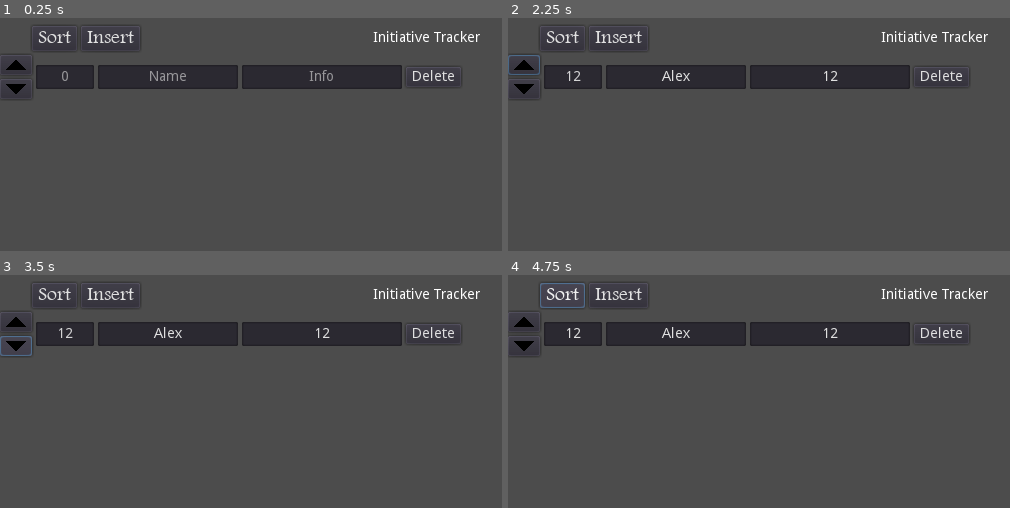
Above: before the commit, frames 1-4 (two rows, left to right).
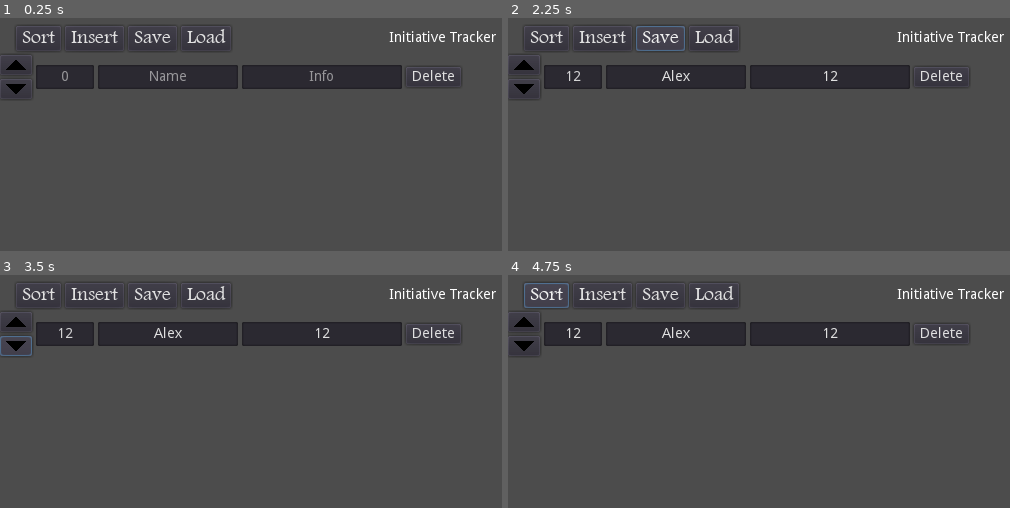
Above: after the commit, the same moments.

Repository: kellcj2/Initiative-Tracker
Game: Godot game, scene res://Main.tscn
Same seed, same stepped clock (60 frames per second), same inputs: the game is played once before the commit and once after it.
Inputs (mouse positions are in pixels of both pictures, inside the frame that each line leads up to):
- Up to frame 1 (0.25 s): no input
- Up to frame 2 (2.25 s): click (573, 76) at 0.52 s; type "12" at 0.6 s; click (673, 76) at 0.75 s; type "Alex" at 0.83 s; click (829, 76) at 0.98 s; type "12" at 1.07 s; click (523, 64) at 1.25 s; click (658, 38) at 2 s, where only the run after the commit has a clickable "Save"
- Up to frame 3 (3.5 s): click (15, 344) at 2.75 s
- Up to frame 4 (4.75 s): click (713, 295) at 3.5 s, where only the run after the commit has a clickable "Load"; click "Sort" at 4.25 s

The runs differ from the first frame. In frame 1, 1.5% of the frame differs, in the area x 3-99%, y 3-14%; in frame 2, 1.7%, in the area x 0-99%, y 3-25%; in frame 3, 1.5%; in frame 4, 1.6%.

Commit message:
Add files via upload

Diff:
--- a/Character.tscn
+++ b/Character.tscn
@@ -5,125 +5,45 @@
 [node name="Character" type="HBoxContainer" groups=[
 "Characters",
 ]]
-
-anchor_left = 0.0
-anchor_top = 0.0
-anchor_right = 0.0
-anchor_bottom = 0.0
 margin_right = 529.0
 margin_bottom = 24.0
-rect_pivot_offset = Vector2( 0, 0 )
-rect_clip_content = false
 mouse_filter = 0
-mouse_default_cursor_shape = 0
-size_flags_horizontal = 1
-size_flags_vertical = 1
-alignment = 0
 script = ExtResource( 1 )
-_sections_unfolded = [ "Anchor", "Rect", "Size Flags", "custom_constants" ]
 
-[node name="Init" type="LineEdit" parent="." index="0"]
-
-anchor_left = 0.0
-anchor_top = 0.0
-anchor_right = 0.0
-anchor_bottom = 0.0
+[node name="Init" type="LineEdit" parent="."]
 margin_right = 58.0
 margin_bottom = 24.0
-rect_pivot_offset = Vector2( 0, 0 )
-rect_clip_content = false
-focus_mode = 2
-mouse_filter = 0
-mouse_default_cursor_shape = 1
-size_flags_horizontal = 1
 size_flags_vertical = 4
 align = 1
-focus_mode = 2
-context_menu_enabled = true
 placeholder_text = "0"
-placeholder_alpha = 0.6
 caret_blink = true
-caret_blink_speed = 0.65
-caret_position = 0
-_sections_unfolded = [ "Placeholder", "Size Flags" ]
 
-[node name="Name" type="LineEdit" parent="." index="1"]
-
-anchor_left = 0.0
-anchor_top = 0.0
-anchor_right = 0.0
-anchor_bottom = 0.0
+[node name="Name" type="LineEdit" parent="."]
 margin_left = 62.0
 margin_right = 202.0
 margin_bottom = 24.0
 rect_min_size = Vector2( 140, 0 )
-rect_pivot_offset = Vector2( 0, 0 )
-rect_clip_content = false
-focus_mode = 2
-mouse_filter = 0
-mouse_default_cursor_shape = 1
-size_flags_horizontal = 1
 size_flags_vertical = 4
 align = 1
-focus_mode = 2
-context_menu_enabled = true
 placeholder_text = "Name"
-placeholder_alpha = 0.6
 caret_blink = true
-caret_blink_speed = 0.65
-caret_position = 0
-_sections_unfolded = [ "Grow Direction", "Placeholder", "Rect", "Size Flags" ]
 
-[node name="Info" type="LineEdit" parent="." index="2"]
-
-anchor_left = 0.0
-anchor_top = 0.0
-anchor_right = 0.0
-anchor_bottom = 0.0
+[node name="Info" type="LineEdit" parent="."]
 margin_left = 206.0
 margin_right = 366.0
 margin_bottom = 24.0
 rect_min_size = Vector2( 160, 0 )
-rect_pivot_offset = Vector2( 0, 0 )
-rect_clip_content = false
-focus_mode = 2
-mouse_filter = 0
 mouse_default_cursor_shape = 0
-size_flags_horizontal = 1
 size_flags_vertical = 4
 align = 1
 expand_to_text_length = true
-focus_mode = 2
-context_menu_enabled = true
 placeholder_text = "Info"
-placeholder_alpha = 0.6
 caret_blink = true
-caret_blink_speed = 0.65
-caret_position = 0
-_sections_unfolded = [ "Hint", "Placeholder", "Rect", "Size Flags" ]
 
-[node name="Button" type="Button" parent="." index="3"]
-
-anchor_left = 0.0
-anchor_top = 0.0
-anchor_right = 0.0
-anchor_bottom = 0.0
+[node name="Button" type="Button" parent="."]
 margin_left = 370.0
 margin_top = 2.0
 margin_right = 425.0
 margin_bottom = 22.0
-rect_pivot_offset = Vector2( 0, 0 )
-rect_clip_content = false
-focus_mode = 2
-mouse_filter = 0
-mouse_default_cursor_shape = 0
-size_flags_horizontal = 1
 size_flags_vertical = 4
-toggle_mode = false
-enabled_focus_mode = 2
-shortcut = null
-group = null
 text = "Delete"
-flat = false
-align = 1
-_sections_unfolded = [ "Size Flags" ]
--- a/Main.gd
+++ b/Main.gd
@@ -44,6 +44,12 @@
 
 	var sortButton = get_node("VBoxContainer/Header/Buttons/Sort")
 	sortButton.connect("button_down", self, "_sort_characters", ["sort_val"])
+
+	var saveButton = get_node("VBoxContainer/Header/Buttons/SaveGame")
+	saveButton.connect("button_down", self, "_save_game")
+
+	var loadButton = get_node("VBoxContainer/Header/Buttons/LoadGame")
+	loadButton.connect("button_down", self, "_load_game")
 
 	_new_character()
 
@@ -170,3 +176,48 @@
 	for i in rows:
 		i.orderNum = num
 		num += 1
+
+
+# @name: _save_game
+# @param: none
+# @desc: saves all Row nodes in the current scene
+func _save_game():
+	var save_game = File.new()
+	save_game.open("res://savegame.save", File.WRITE)
+	var save_nodes = get_tree().get_nodes_in_group("Rows")
+	for i in save_nodes:
+		var char_data = i._get_save_data()
+		save_game.store_line(to_json(char_data))
+	save_game.close()
+	print("Done saving")
+
+
+# @name: _load_game
+# @param: none
+# @desc: removes all Rows and loads new ones from the save file
+func _load_game():
+	var save_game = File.new()
+	if not save_game.file_exists("res://savegame.save"):
+		print("No file found")
+		return # no save to load
+
+	# delete current scene
+	var save_nodes = get_tree().get_nodes_in_group("Rows")
+	for i in save_nodes:
+		i.queue_free()
+
+	# process saved data
+	save_game.open("res://savegame.save", File.READ)
+	while not save_game.eof_reached():
+		var current_line = parse_json(save_game.get_line())
+		if current_line == null: # adds a blank line at end of file when saving for whatever reason...
+			break
+
+		var new_object = load(current_line["filename"]).instance()
+		get_node(current_line["parent"]).add_child(new_object)
+		for i in current_line.keys(): # sets appropriate data for the new object
+			if i == "filename" or i == "parent":
+				continue
+			var data_path = "Character/" + i
+			new_object.get_node(data_path).text = current_line[i]
+	save_game.close()
--- a/Main.tscn
+++ b/Main.tscn
@@ -1,7 +1,8 @@
-[gd_scene load_steps=5 format=2]
+[gd_scene load_steps=6 format=2]
 
 [ext_resource path="res://Main.gd" type="Script" id=1]
 [ext_resource path="res://FTLTLT.TTF" type="DynamicFontData" id=2]
+[ext_resource path="res://custom_font.tres" type="DynamicFont" id=3]
 
 [sub_resource type="DynamicFont" id=1]
 size = 20
@@ -26,15 +27,14 @@
 rect_min_size = Vector2( 0, 15 )
 
 [node name="Header" type="HBoxContainer" parent="VBoxContainer"]
-margin_left = 32.0
+margin_left = 16.0
 margin_top = 19.0
-margin_right = 480.0
+margin_right = 496.0
 margin_bottom = 44.0
 size_flags_horizontal = 4
 
 [node name="Buttons" type="HBoxContainer" parent="VBoxContainer/Header"]
-editor/display_folded = true
-margin_right = 108.0
+margin_right = 215.0
 margin_bottom = 25.0
 
 [node name="Sort" type="Button" parent="VBoxContainer/Header/Buttons"]
@@ -50,17 +50,31 @@
 custom_fonts/font = SubResource( 2 )
 text = "Insert"
 
+[node name="SaveGame" type="Button" parent="VBoxContainer/Header/Buttons"]
+margin_left = 112.0
+margin_right = 161.0
+margin_bottom = 25.0
+custom_fonts/font = ExtResource( 3 )
+text = "Save"
+
+[node name="LoadGame" type="Button" parent="VBoxContainer/Header/Buttons"]
+margin_left = 165.0
+margin_right = 215.0
+margin_bottom = 25.0
+custom_fonts/font = ExtResource( 3 )
+text = "Load"
+
 [node name="Spacer" type="Label" parent="VBoxContainer/Header"]
-margin_left = 112.0
+margin_left = 219.0
 margin_top = 5.0
-margin_right = 337.0
+margin_right = 369.0
 margin_bottom = 19.0
-rect_min_size = Vector2( 225, 0 )
+rect_min_size = Vector2( 150, 0 )
 
 [node name="Label" type="Label" parent="VBoxContainer/Header"]
-margin_left = 341.0
+margin_left = 373.0
 margin_top = 5.0
-margin_right = 448.0
+margin_right = 480.0
 margin_bottom = 19.0
 text = "Initiative Tracker"
 align = 2
--- a/Row.gd
+++ b/Row.gd
@@ -5,3 +5,15 @@
 
 func _ready():
 	orderNum = -1
+
+
+
+func _get_save_data():
+	var save_dict = {
+		"filename" : get_filename(),
+		"parent" : get_parent().get_path(),
+		"Init" : get_node("Character/Init").text,
+		"Name" : get_node("Character/Name").text,
+		"Info" : get_node("Character/Info").text
+	}
+	return save_dict
--- a/Row.tscn
+++ b/Row.tscn
@@ -8,87 +8,26 @@
 [node name="Row" type="HBoxContainer" groups=[
 "Rows",
 ]]
-
-anchor_left = 0.0
-anchor_top = 0.0
-anchor_right = 0.0
-anchor_bottom = 0.0
 margin_right = 40.0
 margin_bottom = 40.0
-rect_pivot_offset = Vector2( 0, 0 )
-rect_clip_content = false
-mouse_filter = 1
-mouse_default_cursor_shape = 0
-size_flags_horizontal = 1
-size_flags_vertical = 1
-alignment = 0
 script = ExtResource( 1 )
 
-[node name="Buttons" type="VBoxContainer" parent="." index="0"]
-
-anchor_left = 0.0
-anchor_top = 0.0
-anchor_right = 0.0
-anchor_bottom = 0.0
+[node name="Buttons" type="VBoxContainer" parent="."]
 margin_right = 32.0
 margin_bottom = 44.0
-rect_pivot_offset = Vector2( 0, 0 )
-rect_clip_content = false
-mouse_filter = 1
-mouse_default_cursor_shape = 0
-size_flags_horizontal = 1
-size_flags_vertical = 1
-alignment = 0
 
-[node name="ButtonUp" type="Button" parent="Buttons" index="0"]
-
-anchor_left = 0.0
-anchor_top = 0.0
-anchor_right = 0.0
-anchor_bottom = 0.0
+[node name="ButtonUp" type="Button" parent="Buttons"]
 margin_right = 32.0
 margin_bottom = 20.0
-rect_pivot_offset = Vector2( 0, 0 )
-rect_clip_content = false
-focus_mode = 2
-mouse_filter = 0
-mouse_default_cursor_shape = 0
-size_flags_horizontal = 1
-size_flags_vertical = 1
-toggle_mode = false
-enabled_focus_mode = 2
-shortcut = null
-group = null
 icon = ExtResource( 2 )
-flat = false
-align = 1
 
-[node name="ButtonDown" type="Button" parent="Buttons" index="1"]
-
-anchor_left = 0.0
-anchor_top = 0.0
-anchor_right = 0.0
-anchor_bottom = 0.0
+[node name="ButtonDown" type="Button" parent="Buttons"]
 margin_top = 24.0
 margin_right = 32.0
 margin_bottom = 44.0
-rect_pivot_offset = Vector2( 0, 0 )
-rect_clip_content = false
-focus_mode = 2
-mouse_filter = 0
-mouse_default_cursor_shape = 0
-size_flags_horizontal = 1
-size_flags_vertical = 1
-toggle_mode = false
-enabled_focus_mode = 2
-shortcut = null
-group = null
 icon = ExtResource( 3 )
-flat = false
-align = 1
 
-[node name="Character" parent="." index="1" instance=ExtResource( 4 )]
-
+[node name="Character" parent="." instance=ExtResource( 4 )]
 margin_left = 36.0
 margin_right = 461.0
 margin_bottom = 44.0
